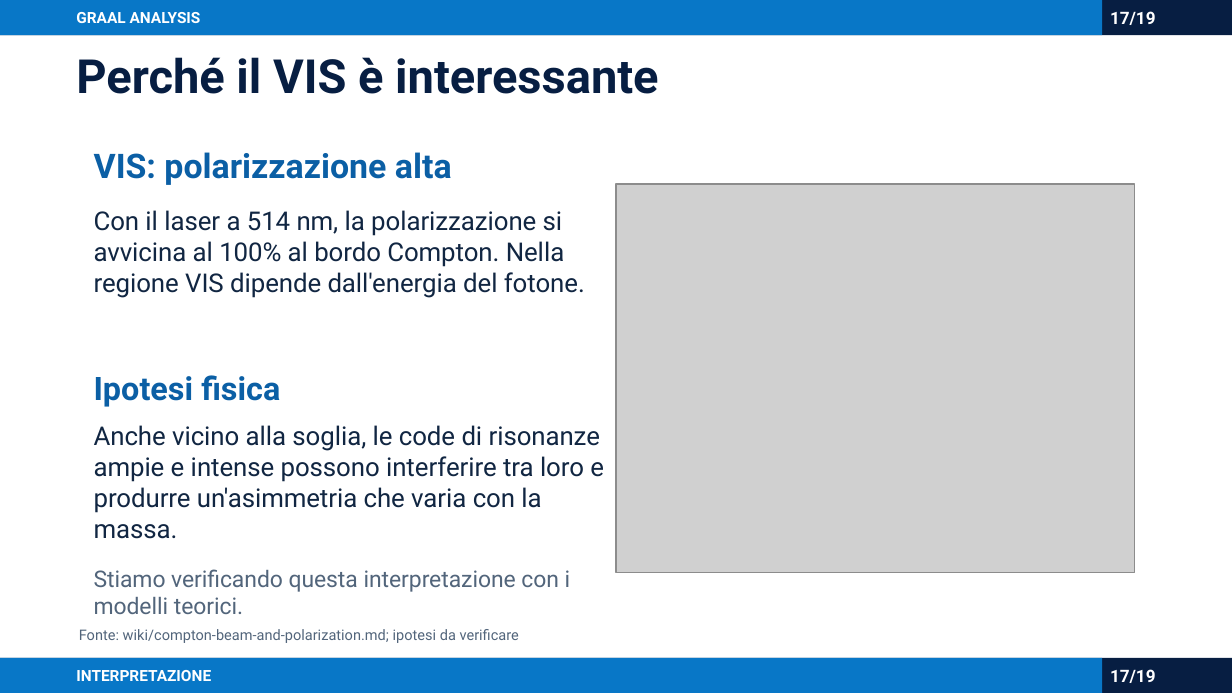
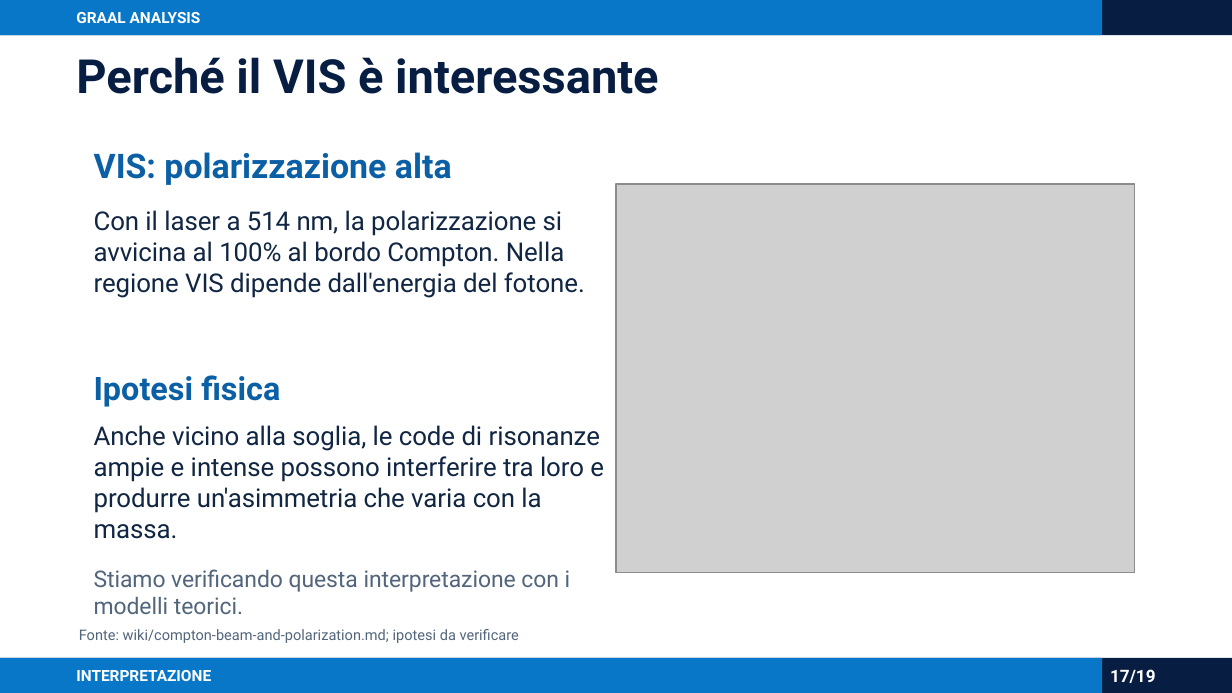
Before and after one commit to AntoninoFulci/GRAAL_Analysis, a slide deck: slide 17 of presentations/graal_analysis_framework_asimmetrie.pptx. Drawn at 1232x693 pixels with LibreOffice and Linux fonts; fonts in the diff are those of the drawing; grey boxes stand for pictures. Boxes give left, top, right and bottom in pixels: in the first picture for what was removed or moved away, otherwise in the second. Text is boxed around its words. In the diff, an @@ line names an element or a change of style, - is before the commit and + after.

```diff
--- a/presentations/graal_analysis_framework_asimmetrie.pptx
+++ b/presentations/graal_analysis_framework_asimmetrie.pptx
@@ text removed at [1110,11,1156,25] @@
-17/19
```
Also in this commit, not shown: 17 other slides changed, 1 slide added, 1 slide removed, 3 other files.
